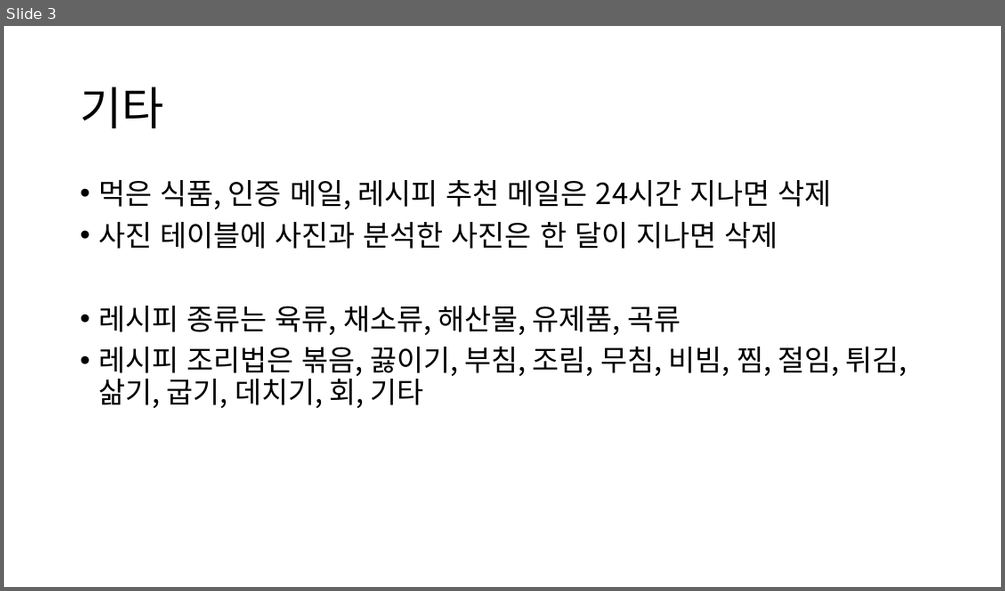
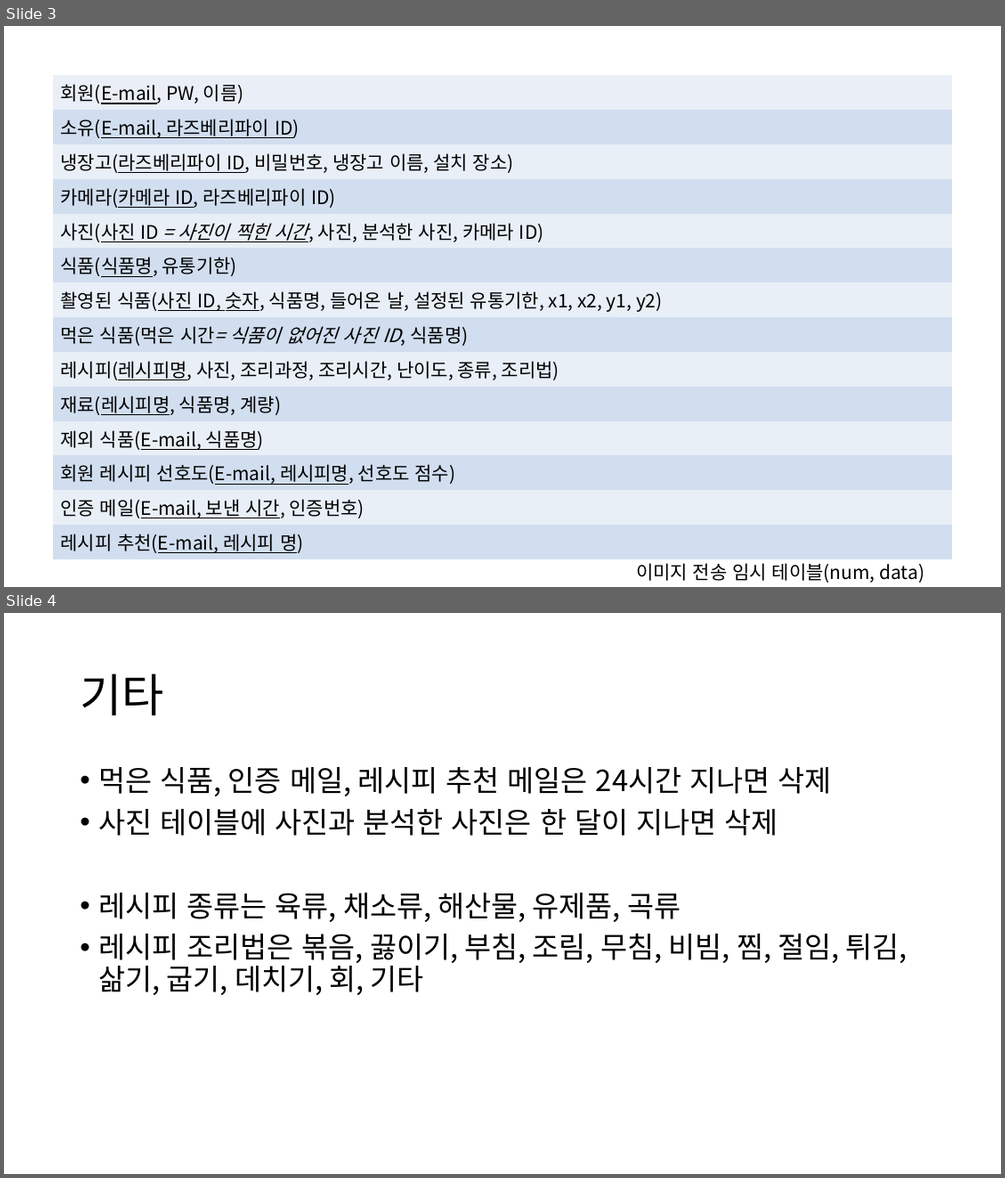
Before and after one commit to qkrwoc0105/-Protect-the-refrigerator, a slide deck: db/db.pptx. Shown one above the other, each under a label of ours: slide 3 before the commit, slides 3 and 4 after it. The pictures are 1005x591 and 1005x1178 pixels, drawn with LibreOffice and Linux fonts; fonts in the diff are those of the drawing. Boxes give left, top, right and bottom in pixels: in the first picture for what was removed or moved away, otherwise in the second. Text is boxed around its words. In the diff, an @@ line names an element or a change of style, - is before the commit and + after.

```diff
--- a/db/db.pptx
+++ b/db/db.pptx
@@ slide 3 added at <box>4,26,1001,587</box>, background #FFFFFF @@
@@ table added at <box>53,75,952,556</box>, 14 rows, 1 columns @@
+회원(E-mail, PW, 이름)
+소유(E-mail, 라즈베리파이 ID)
+냉장고(라즈베리파이 ID, 비밀번호, 냉장고 이름, 설치 장소)
+카메라(카메라 ID, 라즈베리파이 ID)
+사진(사진 ID = 사진이 찍힌 시간, 사진, 분석한 사진, 카메라 ID)
+식품(식품명, 유통기한)
+촬영된 식품(사진 ID, 숫자, 식품명, 들어온 날, 설정된 유통기한, x1, x2, y1, y2)
+먹은 식품(먹은 시간= 식품이 없어진 사진 ID, 식품명)
+레시피(레시피명, 사진, 조리과정, 조리시간, 난이도, 종류, 조리법)
+재료(레시피명, 식품명, 계량)
+제외 식품(E-mail, 식품명)
+회원 레시피 선호도(E-mail, 레시피명, 선호도 점수)
+인증 메일(E-mail, 보낸 시간, 인증번호)
+레시피 추천(E-mail, 레시피 명)
@@ text added at <box>636,563,924,582</box>, 18 pt, text #000000 @@
+이미지 전송 임시 테이블(num, data)
@@ what was slide 3 is now slide 4 @@
```
Also in this commit, not shown: 1 slide changed, 3 other files.
